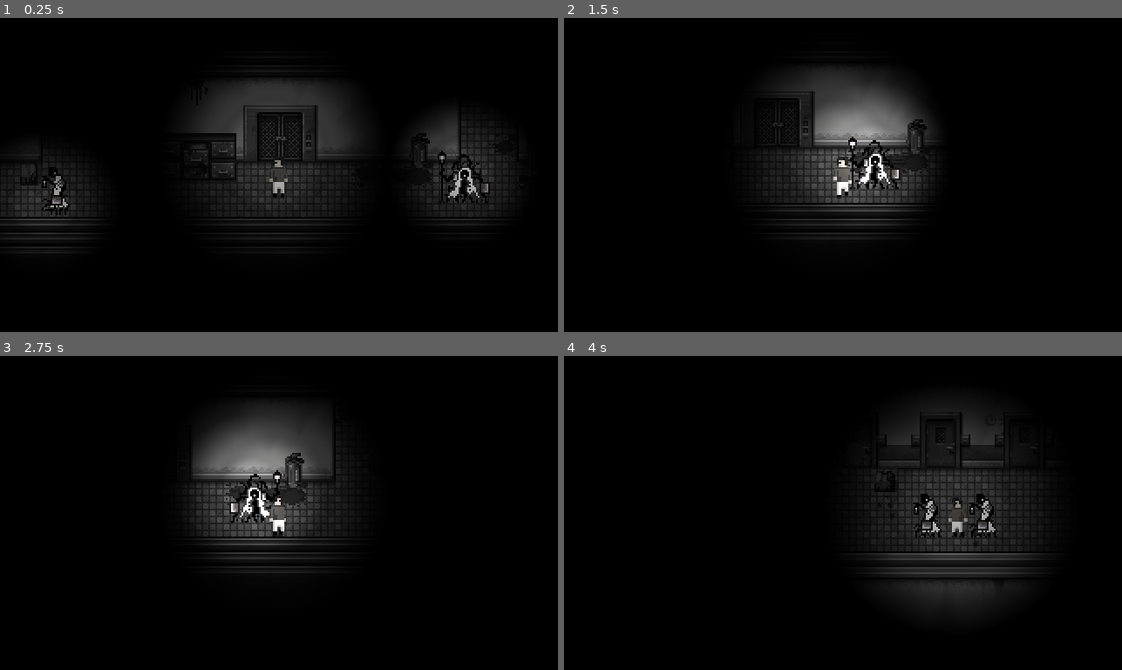
Above: before the commit, frames 1-4 (two rows, left to right).
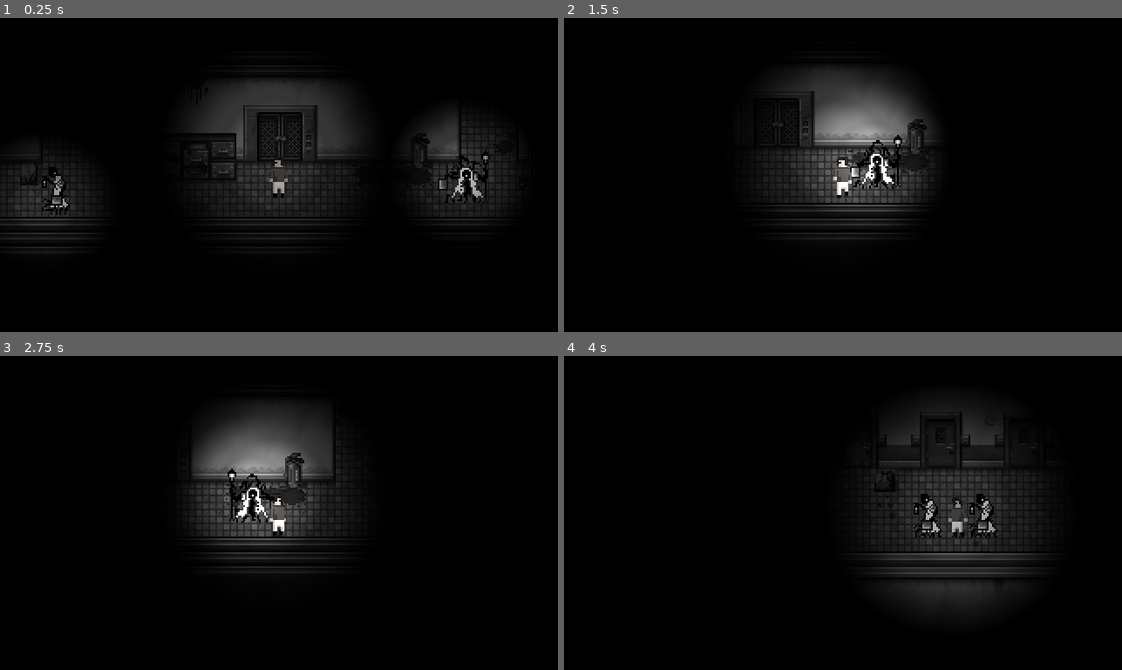
Above: after the commit, the same moments.

Repository: Gr1moire/Hide-and-Sick
Game: Godot game, scene res://scenes/Level4/Level4.tscn
The game is run twice, just before and just after one commit, with the same random seed, the same clock (stepped at 60 frames per second) and the same inputs. This scene is started directly instead of the project's main scene. Sound files missing from this copy of the repository are replaced by a short silence.
Inputs (mouse positions are in pixels of both pictures, inside the frame that each line leads up to):
- Up to frame 1 (0.25 s): no input
- Up to frame 2 (1.5 s): move the mouse to (965, 159) at 0.52 s; hold Right (ui_right) 0.53-1.28 s; tap Space (hide) at 0.6, 1.35 s; move the mouse to (731, 190) at 1.27 s; hold Down (ui_down) from 1.28 s (still down)
- Up to frame 3 (2.75 s): move the mouse to (334, 443) at 2.02 s; release Down (ui_down) at 2.03 s; hold Right (ui_right) from 2.03 s (still down); tap Space (hide) at 2.1 s
- Up to frame 4 (4 s): move the mouse to (815, 575) at 2.77 s; release Right (ui_right) at 2.78 s; hold Up (ui_up) 2.78-3.53 s; tap Space (hide) at 2.85, 3.6 s; move the mouse to (1010, 560) at 3.52 s; hold Left (ui_left) from 3.53 s (still down)

The runs differ from the first frame. In frame 1, 0.6% of the frame differs, in the area x 78-88%, y 42-59%; in frame 2, 0.7%, in the area x 50-61%, y 37-55%; in frame 3, 0.7%; in frame 4, nothing differs.

Commit message:
fix enemy2 animation *git merge gif*

Diff:
--- a/enemies/Enemy2.gd
+++ b/enemies/Enemy2.gd
@@ -10,6 +10,7 @@
 onready var touch_player = $TouchPlayer
 onready var actual_direction = player_not_found
 onready var sprite = $Sprite
+onready var animationPlayer = $AnimationPlayer
 
 export(Vector2) var player_not_found
 export(NodePath) var playerPath
@@ -95,7 +96,7 @@
 		animation_direction = "Walk Left"
 	else:
 		animation_direction = "Walk Left"
-	get_node("AnimationPlayer").play(animation_direction)
+	animationPlayer.play(animation_direction)
 
 func _on_DetectionZone_body_entered(_body):
 	playerDetected = true
--- a/enemies/Enemy2.tscn
+++ b/enemies/Enemy2.tscn
@@ -13,6 +13,7 @@
 [sub_resource type="Animation" id=2]
 resource_name = "Idle Down"
 length = 0.1
+loop = true
 tracks/0/type = "value"
 tracks/0/path = NodePath("Sprite:frame")
 tracks/0/interp = 1
@@ -29,6 +30,7 @@
 [sub_resource type="Animation" id=3]
 resource_name = "Idle Right"
 length = 0.1
+loop = true
 tracks/0/type = "value"
 tracks/0/path = NodePath("Sprite:frame")
 tracks/0/interp = 1
@@ -45,6 +47,7 @@
 [sub_resource type="Animation" id=4]
 resource_name = "Idle Right"
 length = 0.1
+loop = true
 tracks/0/type = "value"
 tracks/0/path = NodePath("Sprite:frame")
 tracks/0/interp = 1
@@ -61,6 +64,7 @@
 [sub_resource type="Animation" id=5]
 resource_name = "Idle Down"
 length = 0.1
+loop = true
 tracks/0/type = "value"
 tracks/0/path = NodePath("Sprite:frame")
 tracks/0/interp = 1
@@ -110,37 +114,103 @@
 
 [sub_resource type="Animation" id=8]
 resource_name = "Idle Down"
-length = 0.1
-tracks/0/type = "value"
-tracks/0/path = NodePath("Sprite:frame")
-tracks/0/interp = 1
-tracks/0/loop_wrap = true
-tracks/0/imported = false
-tracks/0/enabled = true
-tracks/0/keys = {
-"times": PoolRealArray( 0 ),
-"transitions": PoolRealArray( 1 ),
-"update": 1,
-"values": [ 4 ]
+length = 0.4
+loop = true
+tracks/0/type = "value"
+tracks/0/path = NodePath("Sprite:frame")
+tracks/0/interp = 1
+tracks/0/loop_wrap = true
+tracks/0/imported = false
+tracks/0/enabled = true
+tracks/0/keys = {
+"times": PoolRealArray( 0, 0.1, 0.2, 0.3 ),
+"transitions": PoolRealArray( 1, 1, 1, 1 ),
+"update": 1,
+"values": [ 0, 1, 2, 3 ]
 }
 
 [sub_resource type="Animation" id=9]
 resource_name = "Idle Right"
-length = 0.1
-tracks/0/type = "value"
-tracks/0/path = NodePath("Sprite:frame")
-tracks/0/interp = 1
-tracks/0/loop_wrap = true
-tracks/0/imported = false
-tracks/0/enabled = true
-tracks/0/keys = {
-"times": PoolRealArray( 0 ),
-"transitions": PoolRealArray( 1 ),
-"update": 1,
-"values": [ 4 ]
-}
-
-[sub_resource type="CircleShape2D" id=10]
+length = 0.4
+loop = true
+tracks/0/type = "value"
+tracks/0/path = NodePath("Sprite:frame")
+tracks/0/interp = 1
+tracks/0/loop_wrap = true
+tracks/0/imported = false
+tracks/0/enabled = true
+tracks/0/keys = {
+"times": PoolRealArray( 0, 0.1, 0.2, 0.3 ),
+"transitions": PoolRealArray( 1, 1, 1, 1 ),
+"update": 1,
+"values": [ 0, 1, 2, 3 ]
+}
+
+[sub_resource type="AnimationNodeAnimation" id=10]
+animation = "Idle Down"
+
+[sub_resource type="AnimationNodeAnimation" id=11]
+animation = "Idle Up"
+
+[sub_resource type="AnimationNodeAnimation" id=12]
+animation = "Idle left"
+
+[sub_resource type="AnimationNodeAnimation" id=13]
+animation = "Idle Right"
+
+[sub_resource type="AnimationNodeBlendSpace2D" id=14]
+blend_point_0/node = SubResource( 10 )
+blend_point_0/pos = Vector2( 0, 1 )
+blend_point_1/node = SubResource( 11 )
+blend_point_1/pos = Vector2( 0, -1 )
+blend_point_2/node = SubResource( 12 )
+blend_point_2/pos = Vector2( -1, 0 )
+blend_point_3/node = SubResource( 13 )
+blend_point_3/pos = Vector2( 1, 0 )
+min_space = Vector2( -1, -1.1 )
+max_space = Vector2( 1, 1.1 )
+blend_mode = 1
+
+[sub_resource type="AnimationNodeAnimation" id=21]
+animation = "Walk Down"
+
+[sub_resource type="AnimationNodeAnimation" id=22]
+animation = "Walk Up"
+
+[sub_resource type="AnimationNodeAnimation" id=23]
+animation = "Walk Right"
+
+[sub_resource type="AnimationNodeAnimation" id=24]
+animation = "Walk Left"
+
+[sub_resource type="AnimationNodeBlendSpace2D" id=15]
+blend_point_0/node = SubResource( 21 )
+blend_point_0/pos = Vector2( 0, 1.1 )
+blend_point_1/node = SubResource( 22 )
+blend_point_1/pos = Vector2( 0, -1.1 )
+blend_point_2/node = SubResource( 23 )
+blend_point_2/pos = Vector2( 1, 0 )
+blend_point_3/node = SubResource( 24 )
+blend_point_3/pos = Vector2( -1, 0 )
+min_space = Vector2( -1, -1.1 )
+max_space = Vector2( 1, 1.1 )
+blend_mode = 1
+
+[sub_resource type="AnimationNodeStateMachineTransition" id=16]
+
+[sub_resource type="AnimationNodeStateMachineTransition" id=17]
+
+[sub_resource type="AnimationNodeStateMachine" id=18]
+states/Idle/node = SubResource( 14 )
+states/Idle/position = Vector2( 223, 116 )
+states/Walk/node = SubResource( 15 )
+states/Walk/position = Vector2( 441, 116 )
+transitions = [ "Idle", "Walk", SubResource( 16 ), "Walk", "Idle", SubResource( 17 ) ]
+start_node = "Idle"
+
+[sub_resource type="AnimationNodeStateMachinePlayback" id=19]
+
+[sub_resource type="CircleShape2D" id=20]
 radius = 5.71844
 
 [node name="Enemy2" type="KinematicBody2D"]
@@ -167,7 +237,11 @@
 "anims/Walk Up" = SubResource( 9 )
 
 [node name="AnimationTree" type="AnimationTree" parent="."]
+tree_root = SubResource( 18 )
 anim_player = NodePath("../AnimationPlayer")
+parameters/playback = SubResource( 19 )
+parameters/Idle/blend_position = Vector2( 0, 0 )
+parameters/Walk/blend_position = Vector2( 0.0901213, 0.373927 )
 
 [node name="Light" type="Light2D" parent="."]
 position = Vector2( -0.0173494, 0.0649872 )
--- a/scenes/Level3/Walls.tres
+++ b/scenes/Level3/Walls.tres
@@ -117,20 +117,14 @@
 [sub_resource type="ConvexPolygonShape2D" id=38]
 points = PoolVector2Array( 0, 0, 16, 0, 16, 16, 0, 16 )
 
-[sub_resource type="NavigationPolygon" id=162]
+[sub_resource type="NavigationPolygon" id=39]
 vertices = PoolVector2Array( 0, 0, 16, 0, 16, 16, 0, 16 )
 polygons = [ PoolIntArray( 0, 1, 2, 3 ) ]
 
-[sub_resource type="NavigationPolygon" id=163]
+[sub_resource type="NavigationPolygon" id=40]
 vertices = PoolVector2Array( 0, 0, 16, 0, 16, 16, 0, 16 )
 polygons = [ PoolIntArray( 0, 1, 2, 3 ) ]
 
-[sub_resource type="ConvexPolygonShape2D" id=39]
-points = PoolVector2Array( 0, 0, 16, 0, 16, 16, 0, 16 )
-
-[sub_resource type="ConvexPolygonShape2D" id=40]
-points = PoolVector2Array( 0, 0, 16, 0, 16, 16, 0, 16 )
-
 [sub_resource type="ConvexPolygonShape2D" id=41]
 points = PoolVector2Array( 0, 0, 16, 0, 16, 16, 0, 16 )
 
@@ -470,11 +464,17 @@
 [sub_resource type="ConvexPolygonShape2D" id=153]
 points = PoolVector2Array( 0, 0, 16, 0, 16, 16, 0, 16 )
 
-[sub_resource type="NavigationPolygon" id=154]
+[sub_resource type="ConvexPolygonShape2D" id=154]
+points = PoolVector2Array( 0, 0, 16, 0, 16, 16, 0, 16 )
+
+[sub_resource type="ConvexPolygonShape2D" id=155]
+points = PoolVector2Array( 0, 0, 16, 0, 16, 16, 0, 16 )
+
+[sub_resource type="NavigationPolygon" id=156]
 vertices = PoolVector2Array( 0, 0, 16, 0, 16, 16, 0, 16 )
 polygons = [ PoolIntArray( 0, 1, 2, 3 ) ]
 
-[sub_resource type="NavigationPolygon" id=155]
+[sub_resource type="NavigationPolygon" id=157]
 vertices = PoolVector2Array( 0, 0, 16, 0, 16, 16, 0, 16 )
 polygons = [ PoolIntArray( 0, 1, 2, 3 ) ]
 
Not shown: 2 places in enemies/Enemy2.tscn that only renumber resources
Not shown: 10 places in scenes/Level3/Walls.tres that only renumber resources
